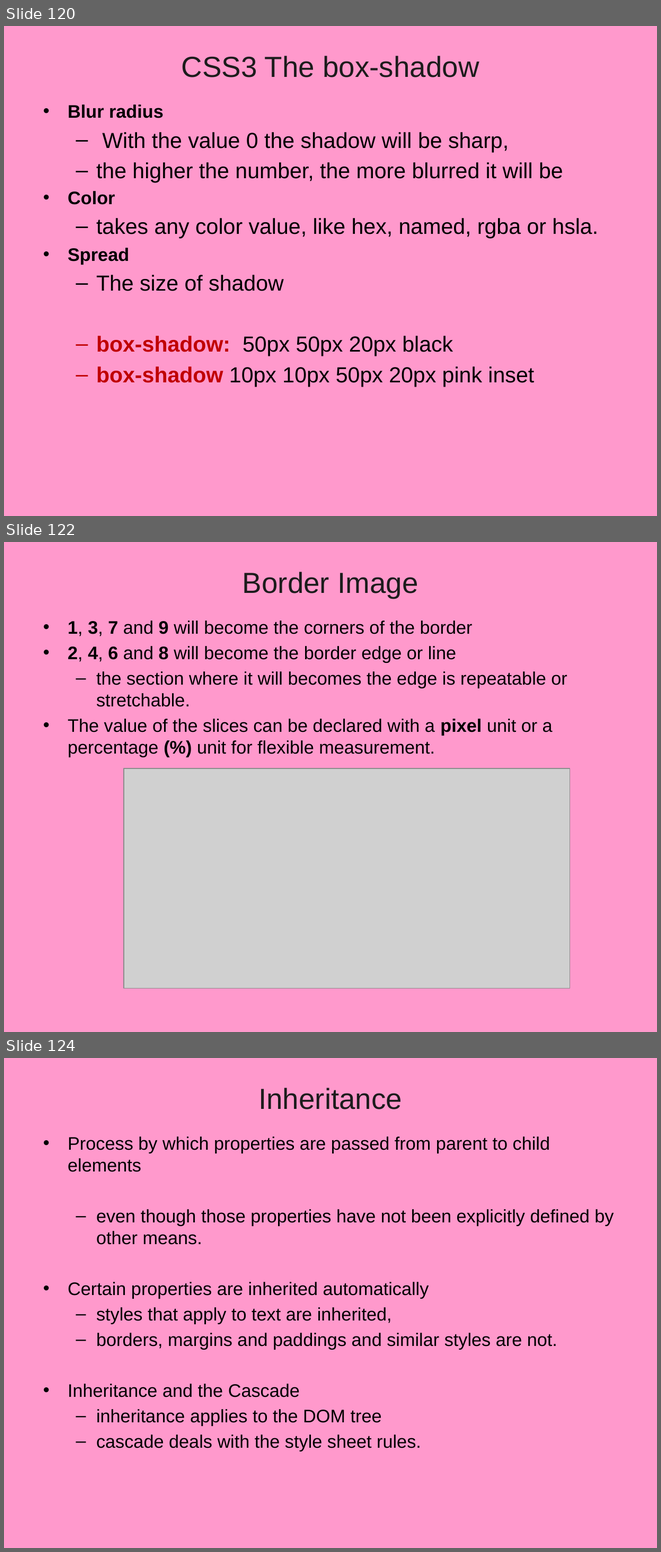
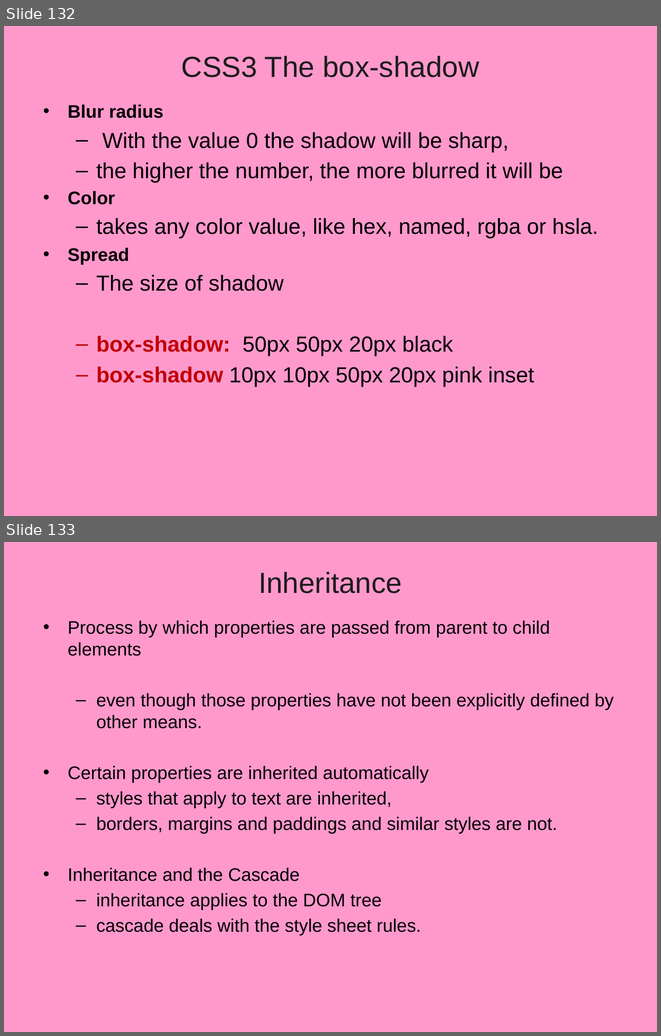
Before and after one commit to vatsanTraining/ui_june_2024, a slide deck: CSS_2024.pptx. Shown one above the other, each under a label of ours: slides 120, 122 and 124 before the commit, slides 132 and 133 after it; the slides between them are not shown. The pictures are 661x1552 and 661x1036 pixels, drawn with LibreOffice and Linux fonts; fonts in the diff are those of the drawing; grey boxes stand for pictures; background and template pictures are left out. Boxes give left, top, right and bottom in pixels: in the first picture for what was removed or moved away, otherwise in the second. Text is boxed around its words. In the diff, an @@ line names an element or a change of style, - is before the commit and + after.

```diff
--- a/CSS_2024.pptx
+++ b/CSS_2024.pptx
@@ slide 122 removed at (4, 542, 657, 1032), background picture (left out) @@
@@ title removed at (242, 572, 418, 598) @@
-Border Image
@@ text removed at (68, 620, 567, 757) @@
-• 1, 3, 7 and 9 will become the corners of the border
-• 2, 4, 6 and 8 will become the border edge or line
-  – the section where it will becomes the edge is repeatable or stretchable.
-• The value of the slices can be declared with a pixel unit or a percentage (%) unit for flexible measurement.
@@ picture removed at (123, 769, 570, 989) @@
@@ what was slide 120 is now slide 132 @@
@@ what was slide 124 is now slide 133 @@
```
Also in this commit, not shown: 3 slides changed, 8 slides added, 5 other slides removed, 24 other files.
